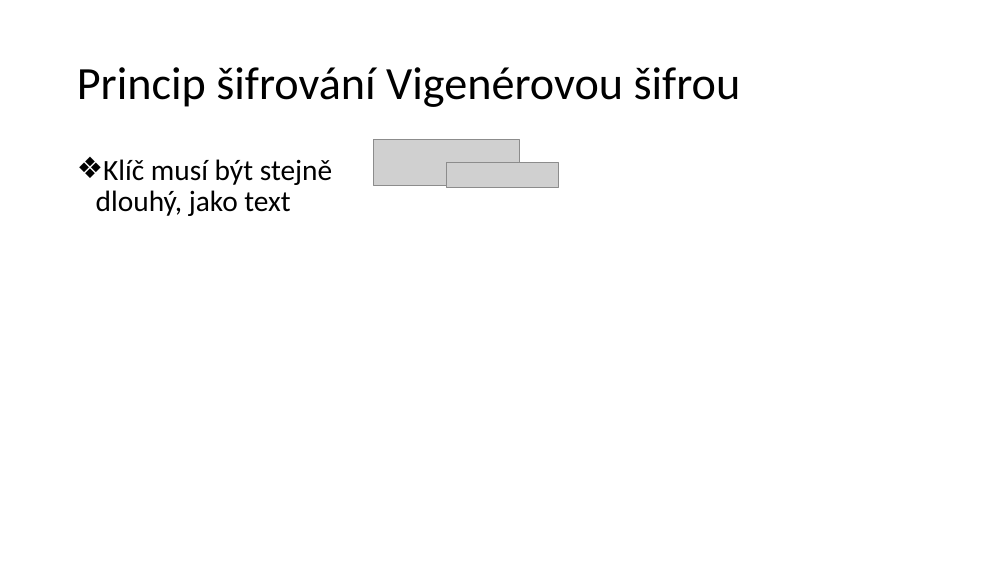
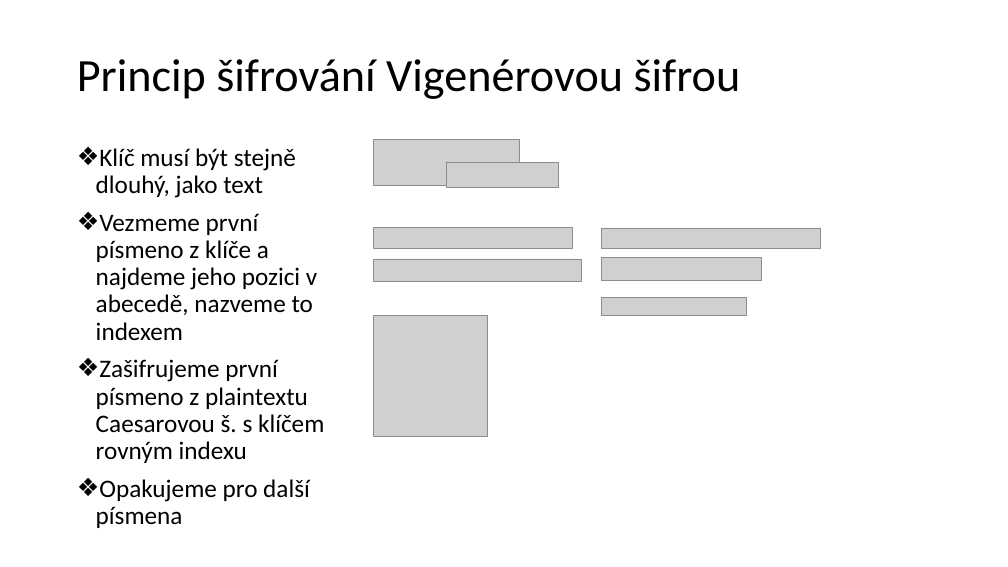
Before and after one commit to Xantus103/Kryptografie-prezentace, a slide deck: slide 5 of Šifrování JŽ.pptx. Drawn at 1008x567 pixels with LibreOffice and Linux fonts; fonts in the diff are those of the drawing; grey boxes stand for pictures; background and template pictures are left out. Boxes give left, top, right and bottom in pixels: in the first picture for what was removed or moved away, otherwise in the second. Text is boxed around its words. In the diff, an @@ line names an element or a change of style, - is before the commit and + after.

```diff
--- a/Šifrování JŽ.pptx
+++ b/Šifrování JŽ.pptx
@@ title "Princip šifrování Vigenérovou šifrou": place and size @@
-title "Princip šifrování Vigenérovou šifrou" at (77, 67, 741, 107)
+title "Princip šifrování Vigenérovou šifrou" at (77, 59, 741, 99)
@@ text "Klíč musí být stejně dlouhý, ...": place and size @@
-text "Klíč musí být stejně dlouhý, ..." at (96, 159, 332, 216)
+text "Klíč musí být stejně dlouhý, ..." at (96, 148, 324, 528)
@@ text at (96, 148, 296, 198): size 28 to 24 pt in "Klíč musí být stejně dlouhý, jako text" @@
@@ text at (96, 213, 324, 528): paragraphs added @@
+❖ Vezmeme první písmeno z klíče a najdeme jeho pozici v abecedě, nazveme to indexem
+❖ Zašifrujeme první písmeno z plaintextu Caesarovou š. s klíčem rovným indexu
+❖ Opakujeme pro další písmena
@@ picture added at (374, 228, 573, 249) @@
@@ picture added at (602, 228, 821, 249) @@
@@ picture added at (374, 259, 582, 281) @@
@@ picture added at (602, 257, 761, 281) @@
@@ picture added at (602, 298, 746, 315) @@
@@ picture added at (374, 315, 488, 436) @@
```
Also in this commit, not shown: 4 slides added, 4 other files.
